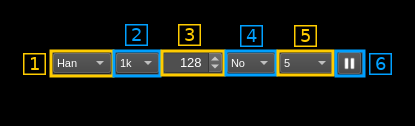
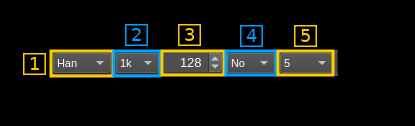
Layer changes from the first 415×126 image to the second:
renamed "6" to "Pasted Layer #1", moved it above "Pasted Layer", painted on it over box(338, 49, 392, 78)
removed layer "Overlay_06" over box(334, 49, 366, 78)
